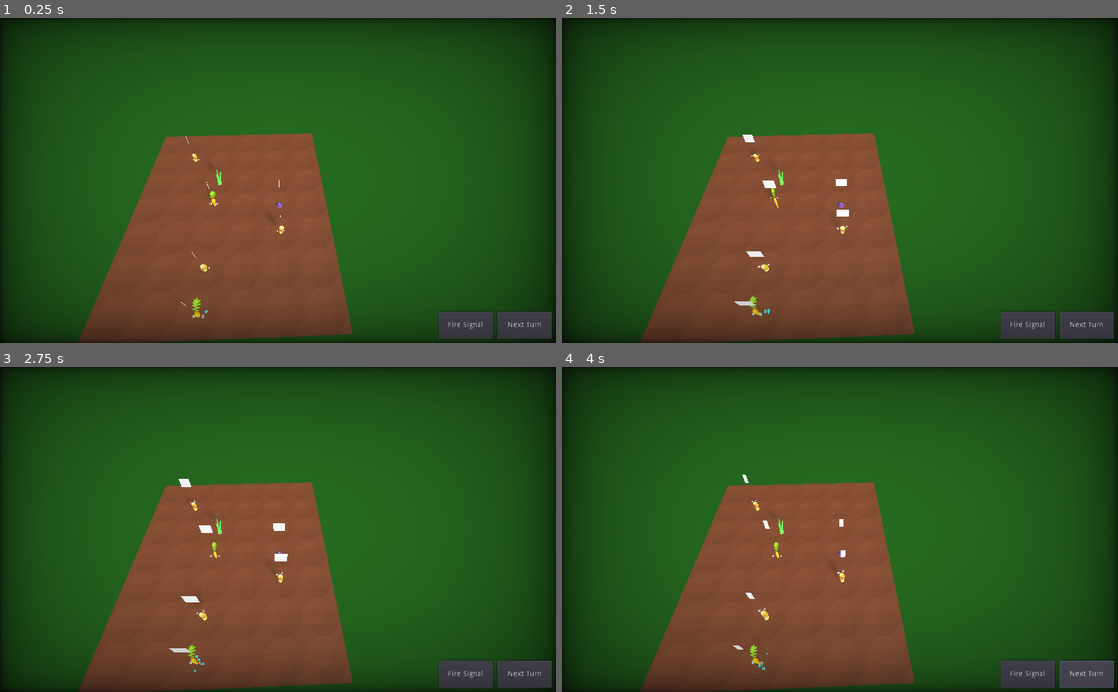
Above: before the commit, frames 1-4 (two rows, left to right).
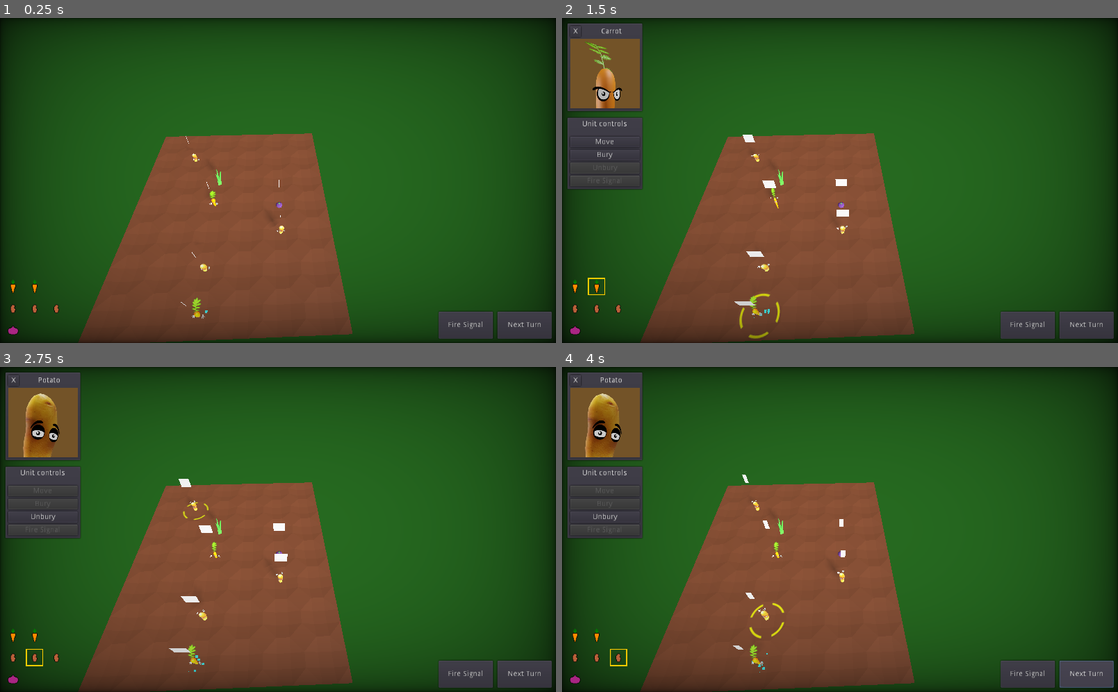
Above: after the commit, the same moments.

Repository: wingedadventurer/gwj-xii
Game: Godot game, scene res://scenes/levels/level_test.tscn
Two runs of this game, one before a commit and one after it. Both use one fixed random seed, a clock stepped at 60 frames per second and the inputs below.
Inputs (mouse positions are in pixels of both pictures, inside the frame that each line leads up to):
- Up to frame 1 (0.25 s): no input
- Up to frame 2 (1.5 s): click (573, 287) at 0.52 s; click (595, 287) at 1.27 s
- Up to frame 3 (2.75 s): click (33, 656) at 2.02 s
- Up to frame 4 (4 s): click (617, 656) at 2.77 s; click "Next Turn" at 3.5 s

The runs differ from the first frame. In frame 1, 0.1% of the frame differs, in the area x 1-11%, y 80-98%; in frame 2, 6.9%, in the area x 1-40%, y 1-99%; in frame 3, 6.8%; in frame 4, 6.9%.

Commit message:
Implement ui unit icons

Diff:
--- a/godot-project/project.godot
+++ b/godot-project/project.godot
@@ -24,6 +24,11 @@
 "language": "GDScript",
 "path": "res://scripts/unit.gd"
 }, {
+"base": "TextureButton",
+"class": "class_unit_icon",
+"language": "GDScript",
+"path": "res://scripts/ui/unit_icon.gd"
+}, {
 "base": "Control",
 "class": "class_unit_ui",
 "language": "GDScript",
@@ -33,6 +38,7 @@
 "class_move_arrow": "",
 "class_signal": "",
 "class_unit": "",
+"class_unit_icon": "",
 "class_unit_ui": ""
 }
 
--- a/godot-project/scenes/celery.tscn
+++ b/godot-project/scenes/celery.tscn
@@ -6,7 +6,9 @@
 [sub_resource type="BoxShape" id=1]
 extents = Vector3( 0.3, 0.3, 0.3 )
 
-[node name="celery" type="Spatial"]
+[node name="celery" type="Spatial" groups=[
+"celery",
+]]
 script = ExtResource( 1 )
 
 [node name="model_celery_temp" parent="." instance=ExtResource( 2 )]
--- a/godot-project/scenes/level.tscn
+++ b/godot-project/scenes/level.tscn
@@ -19,6 +19,7 @@
 [node name="game_ui" parent="canvas_layer" instance=ExtResource( 3 )]
 
 [node name="playable_area" parent="." instance=ExtResource( 4 )]
+editor/display_folded = true
 
 [node name="tiles" type="Spatial" parent="."]
 __meta__ = {
--- a/godot-project/scenes/levels/level_test.tscn
+++ b/godot-project/scenes/levels/level_test.tscn
@@ -8,10 +8,7 @@
 [ext_resource path="res://scenes/signal_start.tscn" type="PackedScene" id=6]
 [ext_resource path="res://scenes/celery.tscn" type="PackedScene" id=7]
 
-[node name="level" index="0" instance=ExtResource( 1 )]
-
-[node name="playable_area" parent="." index="1"]
-editor/display_folded = true
+[node name="level" instance=ExtResource( 1 )]
 
 [node name="collision_polygon" parent="playable_area" index="0"]
 polygon = PoolVector2Array( -3.44898, -1.43682, 1.44412, -1.43818, 1.39856, 4.39782, -3.46477, 4.42825 )
--- a/godot-project/scenes/ui/static_ui.tscn
+++ b/godot-project/scenes/ui/static_ui.tscn
@@ -1,6 +1,7 @@
-[gd_scene load_steps=2 format=2]
+[gd_scene load_steps=3 format=2]
 
 [ext_resource path="res://scripts/static_ui.gd" type="Script" id=1]
+[ext_resource path="res://scenes/ui/unit_icons.tscn" type="PackedScene" id=2]
 
 [node name="static_ui" type="Control"]
 anchor_right = 1.0
@@ -12,6 +13,7 @@
 }
 
 [node name="hb" type="HBoxContainer" parent="."]
+editor/display_folded = true
 anchor_left = 1.0
 anchor_top = 1.0
 anchor_right = 1.0
@@ -34,5 +36,7 @@
 margin_bottom = 50.0
 rect_min_size = Vector2( 100, 50 )
 text = "Next Turn"
+
+[node name="unit_icons" parent="." instance=ExtResource( 2 )]
 [connection signal="pressed" from="hb/button_fire_signal" to="." method="_on_button_fire_signal_pressed"]
 [connection signal="pressed" from="hb/button_next_turn" to="." method="_on_button_next_turn_pressed"]
--- /dev/null
+++ b/godot-project/scenes/ui/unit_icon.tscn
@@ -0,0 +1,22 @@
+[gd_scene load_steps=4 format=2]
+
+[ext_resource path="res://textures/unit_icons/icon_carrot.png" type="Texture" id=1]
+[ext_resource path="res://scripts/ui/unit_icon.gd" type="Script" id=2]
+[ext_resource path="res://textures/icon_selected.png" type="Texture" id=3]
+
+[node name="unit_icon" type="TextureButton"]
+margin_right = 32.0
+margin_bottom = 32.0
+rect_min_size = Vector2( 32, 32 )
+texture_normal = ExtResource( 1 )
+script = ExtResource( 2 )
+
+[node name="selected" type="TextureRect" parent="."]
+visible = false
+margin_right = 32.0
+margin_bottom = 32.0
+rect_min_size = Vector2( 32, 32 )
+size_flags_horizontal = 3
+size_flags_vertical = 3
+texture = ExtResource( 3 )
+[connection signal="pressed" from="." to="." method="_on_unit_icon_pressed"]
--- /dev/null
+++ b/godot-project/scenes/ui/unit_icons.tscn
@@ -0,0 +1,36 @@
+[gd_scene load_steps=2 format=2]
+
+[ext_resource path="res://scripts/ui/unit_icons.gd" type="Script" id=1]
+
+[node name="unit_icons" type="VBoxContainer"]
+anchor_top = 1.0
+anchor_bottom = 1.0
+margin_left = 8.0
+margin_top = -120.0
+margin_right = 40.0
+margin_bottom = -8.0
+custom_constants/separation = 8
+script = ExtResource( 1 )
+__meta__ = {
+"_edit_lock_": true
+}
+
+[node name="carrots" type="HBoxContainer" parent="."]
+margin_right = 32.0
+margin_bottom = 32.0
+rect_min_size = Vector2( 32, 32 )
+custom_constants/separation = 8
+
+[node name="potatoes" type="HBoxContainer" parent="."]
+margin_top = 40.0
+margin_right = 32.0
+margin_bottom = 72.0
+rect_min_size = Vector2( 32, 32 )
+custom_constants/separation = 8
+
+[node name="onions" type="HBoxContainer" parent="."]
+margin_top = 80.0
+margin_right = 32.0
+margin_bottom = 112.0
+rect_min_size = Vector2( 32, 32 )
+custom_constants/separation = 8
--- a/godot-project/scenes/units/unit_carrot.tscn
+++ b/godot-project/scenes/units/unit_carrot.tscn
@@ -6,7 +6,9 @@
 [ext_resource path="res://scenes/unit_move_arrow.tscn" type="PackedScene" id=4]
 [ext_resource path="res://scenes/signal_launcher.tscn" type="PackedScene" id=5]
 
-[node name="unit_carrot" instance=ExtResource( 1 )]
+[node name="unit_carrot" groups=[
+"carrot",
+] instance=ExtResource( 1 )]
 script = ExtResource( 2 )
 
 [node name="model" parent="." index="6" instance=ExtResource( 3 )]
--- a/godot-project/scenes/units/unit_onion.tscn
+++ b/godot-project/scenes/units/unit_onion.tscn
@@ -6,7 +6,9 @@
 [ext_resource path="res://scenes/unit_move_arrow.tscn" type="PackedScene" id=4]
 [ext_resource path="res://scenes/signal_launcher.tscn" type="PackedScene" id=5]
 
-[node name="unit_onion" instance=ExtResource( 1 )]
+[node name="unit_onion" groups=[
+"onion",
+] instance=ExtResource( 1 )]
 script = ExtResource( 2 )
 
 [node name="model" parent="." index="6" instance=ExtResource( 3 )]
--- a/godot-project/scenes/units/unit_potato.tscn
+++ b/godot-project/scenes/units/unit_potato.tscn
@@ -6,7 +6,9 @@
 [ext_resource path="res://models/units/potato.tscn" type="PackedScene" id=4]
 [ext_resource path="res://scenes/signal_launcher.tscn" type="PackedScene" id=5]
 
-[node name="unit_potato" instance=ExtResource( 1 )]
+[node name="unit_potato" index="0" groups=[
+"potato",
+] instance=ExtResource( 1 )]
 script = ExtResource( 2 )
 
 [node name="sfx_bury" parent="." index="4"]
--- a/godot-project/scripts/celery.gd
+++ b/godot-project/scripts/celery.gd
@@ -1,4 +1,7 @@
 extends Spatial
+
+# warning-ignore:unused_class_variable
+var unit_type := 4
 
 func _on_signal_receive_area_body_entered(body) -> void:
 		if body is class_signal:
--- /dev/null
+++ b/godot-project/scripts/ui/unit_icon.gd
@@ -0,0 +1,32 @@
+extends TextureButton
+class_name class_unit_icon
+
+var unit_icons := {
+	0: null,
+	1: preload("res://textures/unit_icons/icon_carrot.png"),
+	2: preload("res://textures/unit_icons/icon_potato.png"),
+	3: preload("res://textures/unit_icons/icon_onion.png"),
+}
+
+var unit = null
+
+func _ready() -> void:
+	if unit:
+		texture_normal = unit_icons[unit.unit_type]
+
+func update_icon() -> void:
+	if not unit: return
+
+	texture_normal = unit_icons[unit.unit_type]
+	$selected.visible = unit.selected
+	if unit.action_done:
+		self_modulate.a = 0.2
+	else:
+		self_modulate.a = 1.0
+
+	print("updated!")
+
+func _on_unit_icon_pressed() -> void:
+	if not unit: return
+	if unit.action_done: return
+	unit.select()
--- /dev/null
+++ b/godot-project/scripts/ui/unit_icons.gd
@@ -0,0 +1,24 @@
+extends VBoxContainer
+
+onready var scene_unit_icon = preload("res://scenes/ui/unit_icon.tscn")
+
+onready var list_carrots = get_node("carrots")
+onready var list_potatoes = get_node("potatoes")
+onready var list_onions = get_node("onions")
+
+func _ready() -> void:
+	fill_lists()
+
+func fill_lists() -> void:
+	for carrot in get_tree().get_nodes_in_group("carrot"):
+		add_icon(list_carrots, carrot)
+	for potato in get_tree().get_nodes_in_group("potato"):
+		add_icon(list_potatoes, potato)
+	for onion in get_tree().get_nodes_in_group("onion"):
+		add_icon(list_onions, onion)
+
+func add_icon(list, unit) -> void:
+	var unit_icon = scene_unit_icon.instance()
+	list.add_child(unit_icon)
+	unit_icon.unit = unit
+	unit.icon = unit_icon
--- a/godot-project/scripts/unit.gd
+++ b/godot-project/scripts/unit.gd
@@ -10,6 +10,8 @@
 var unit_type := 0
 var action_done := false setget set_action_done
 var signals_launched := false
+
+var icon : class_unit_icon = null
 
 var move_tween_values := {
 	0: {},
@@ -53,13 +55,13 @@
 
 		set_action_done(false)
 
+		icon.call_deferred("update_icon")
+
 func _unhandled_input(event) -> void:
 	if event is InputEventMouseButton and event.button_index == BUTTON_LEFT and event.pressed == true and highlighted:
 		get_tree().set_input_as_handled()
 		if not selected:
 			select()
-			for unit_ui in get_tree().get_nodes_in_group("unit_ui"):
-				unit_ui.display_unit(self)
 
 func set_action_done(value : bool) -> void:
 	if value:
@@ -69,6 +71,7 @@
 		$action_indicator/animation_player.queue("idle")
 
 	action_done = value
+	if icon: icon.update_icon()
 
 func set_selectable(value : bool) -> void:
 	selectable = value
@@ -80,6 +83,7 @@
 	hide_move_arrows()
 
 	selected = value
+	if icon: icon.update_icon()
 
 func set_highlighted(value : bool) -> void:
 	highlighted = value
@@ -87,10 +91,11 @@
 
 func select() -> void:
 	for unit in get_tree().get_nodes_in_group("unit"):
-		unit.set_selected(false)
+		unit.deselect()
 		unit.set_highlighted(false)
 	for unit_ui in get_tree().get_nodes_in_group("unit_ui"):
 		unit_ui.show()
+		unit_ui.display_unit(self)
 
 	set_highlighted(false)
 	set_selected(true)
Binary file added: godot-project/textures/icon_selected.png
Not shown, added: godot-project/textures/icon_selected.png.import
Binary file added: godot-project/textures/unit_icons/icon_carrot.png
Not shown, added: godot-project/textures/unit_icons/icon_carrot.png.import
Binary file added: godot-project/textures/unit_icons/icon_onion.png
Not shown, added: godot-project/textures/unit_icons/icon_onion.png.import
Binary file added: godot-project/textures/unit_icons/icon_potato.png
Not shown, added: godot-project/textures/unit_icons/icon_potato.png.import
